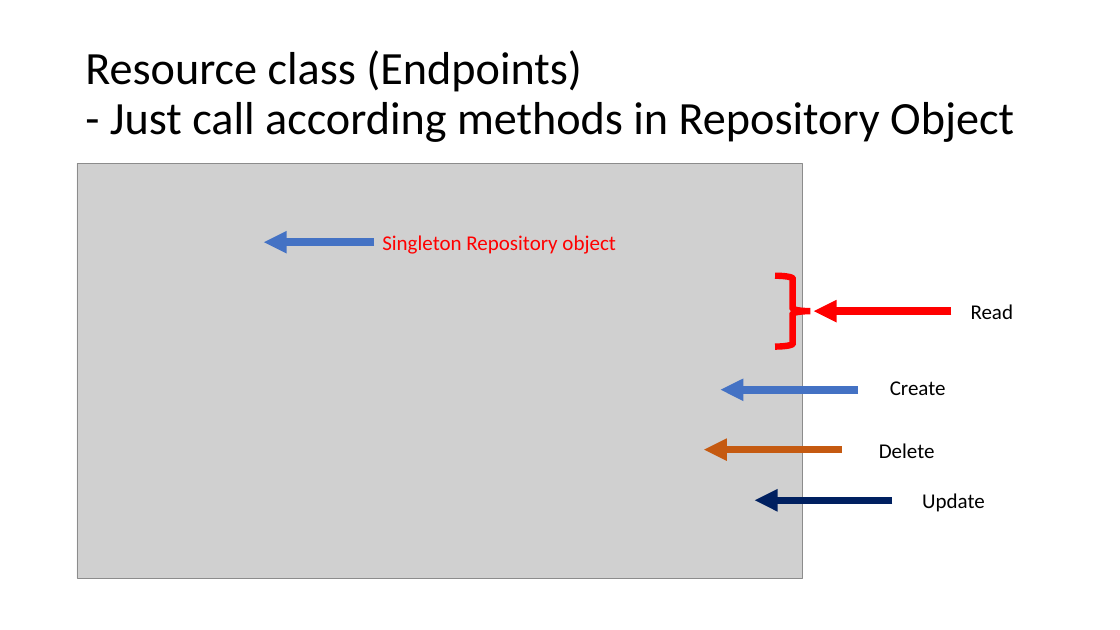
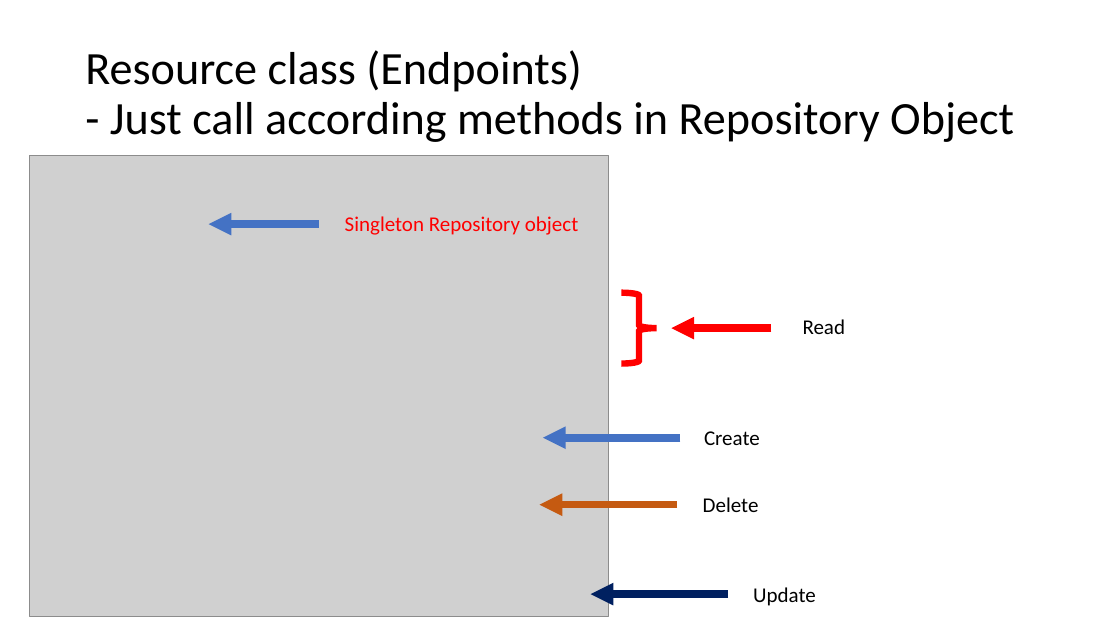
Before and after one commit to lxhq/StockExercise2, a slide deck: slide 7 of Demo_Week2.pptx (slide 6 before the commit). Drawn at 1120x630 pixels with LibreOffice and Linux fonts; fonts in the diff are those of the drawing; grey boxes stand for pictures. Boxes give left, top, right and bottom in pixels: in the first picture for what was removed or moved away, otherwise in the second. Text is boxed around its words. In the diff, an @@ line names an element or a change of style, - is before the commit and + after.

```diff
--- a/Demo_Week2.pptx
+++ b/Demo_Week2.pptx
@@ picture: place and size @@
-picture at box(77, 163, 802, 578)
+picture at box(29, 155, 608, 617)
@@ text "Singleton Repository object": place and size @@
-text "Singleton Repository object" at box(382, 235, 615, 254)
+text "Singleton Repository object" at box(345, 216, 578, 235)
@@ arrow moved from (374, 242) - (264, 242) to (318, 224) - (208, 224) @@
@@ right brace: place and size @@
-right brace at box(776, 276, 811, 346)
+right brace at box(622, 292, 657, 363)
@@ arrow moved from (952, 311) - (814, 311) to (771, 329) - (671, 329) @@
@@ text "Read": place and size @@
-text "Read" at box(971, 304, 1014, 319)
+text "Read" at box(803, 319, 846, 334)
@@ arrow moved from (859, 390) - (721, 390) to (681, 438) - (543, 438) @@
@@ text "Create": place and size @@
-text "Create" at box(890, 381, 946, 395)
+text "Create" at box(704, 431, 760, 445)
@@ arrow moved from (842, 450) - (704, 450) to (677, 505) - (539, 505) @@
@@ text "Delete": place and size @@
-text "Delete" at box(879, 443, 935, 458)
+text "Delete" at box(703, 497, 759, 512)
@@ arrow moved from (892, 501) - (755, 501) to (728, 594) - (591, 594) @@
@@ text "Update": place and size @@
-text "Update" at box(922, 493, 985, 512)
+text "Update" at box(753, 587, 816, 606)
```
Also in this commit, not shown: 6 other slides changed, 3 slides added, 1 other file.
